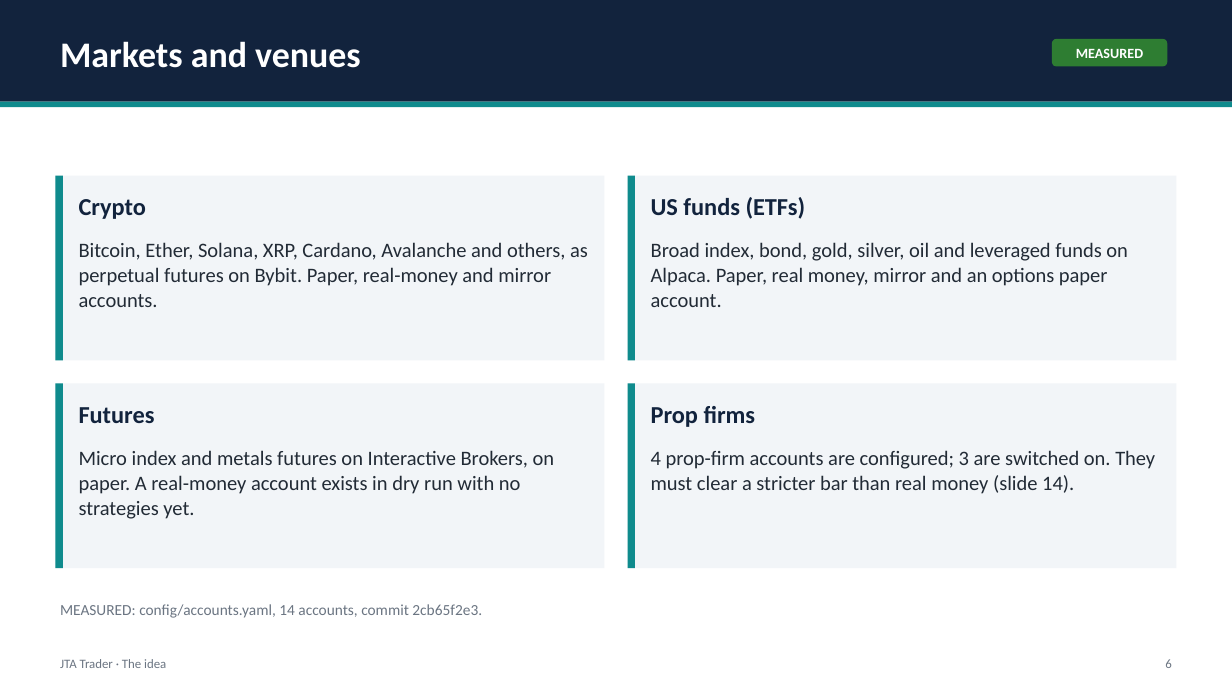
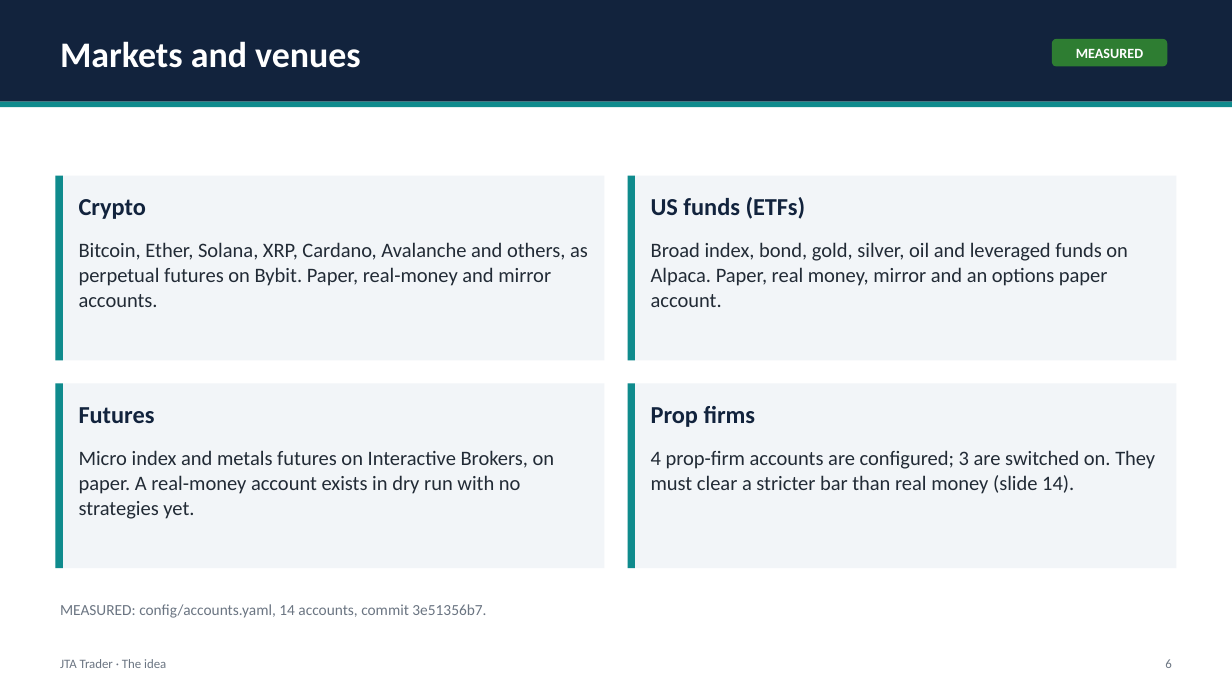
Before and after one commit to benbaichmankass/JTA-Trader, a slide deck: slide 6 of docs/pitch/jta-trader-pitch-deck.pptx. Drawn at 1232x693 pixels with LibreOffice and Linux fonts; fonts in the diff are those of the drawing. Boxes give left, top, right and bottom in pixels: in the first picture for what was removed or moved away, otherwise in the second. Text is boxed around its words. In the diff, an @@ line names an element or a change of style, - is before the commit and + after.

```diff
--- a/docs/pitch/jta-trader-pitch-deck.pptx
+++ b/docs/pitch/jta-trader-pitch-deck.pptx
@@ text at (60, 604, 486, 618): text changed @@
-MEASURED: config/accounts.yaml, 14 accounts, commit 2cb65f2e3.
+MEASURED: config/accounts.yaml, 14 accounts, commit 3e51356b7.
```
Also in this commit, not shown: 7 other slides changed, 2 other files.
